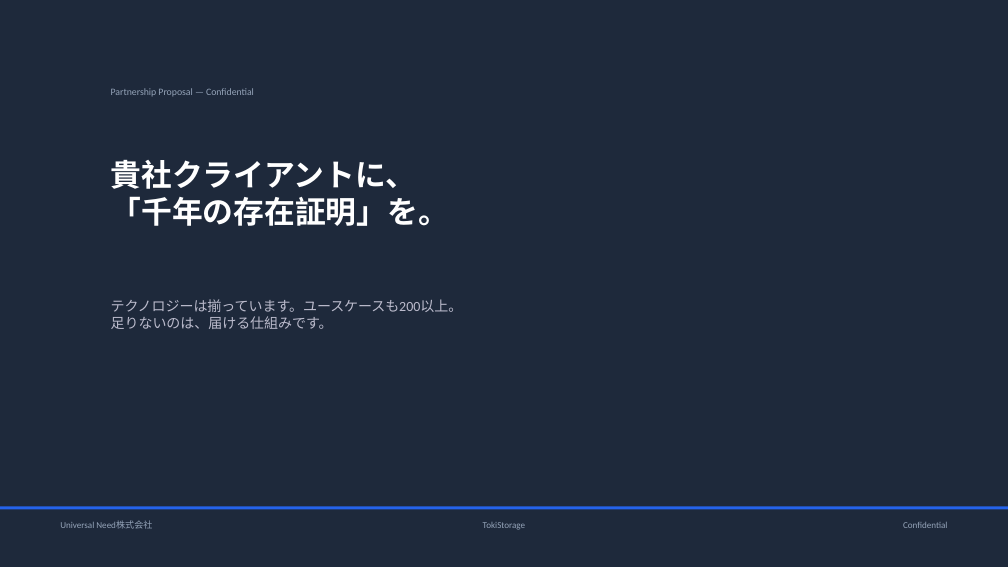
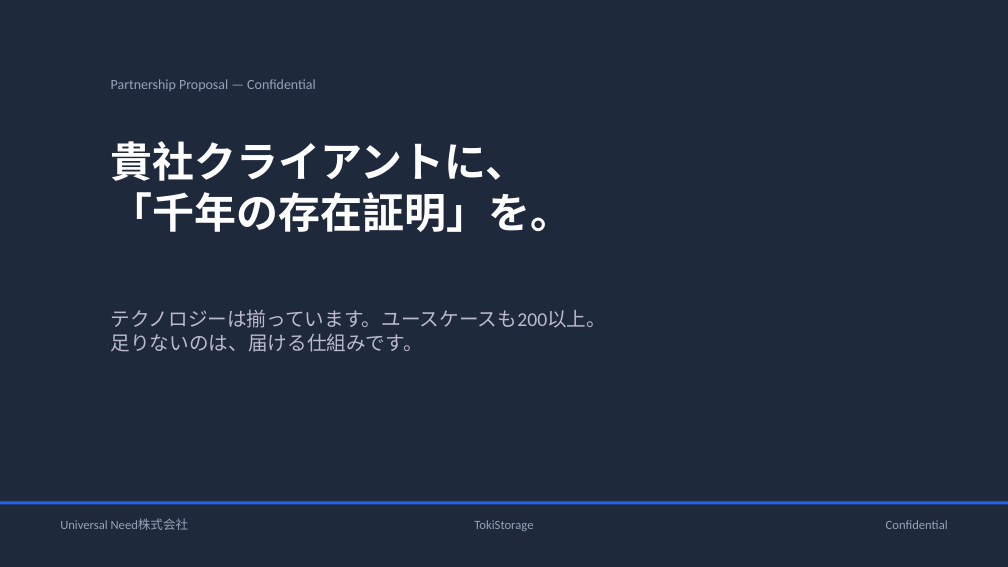
Before and after one commit to timeless-residents/pearlmemorial, a slide deck: slide 1 of toki/tokistorage-partnership-deck.pptx. Drawn at 1008x567 pixels with LibreOffice and Linux fonts; fonts in the diff are those of the drawing. Boxes give left, top, right and bottom in pixels: in the first picture for what was removed or moved away, otherwise in the second. Text is boxed around its words. In the diff, an @@ line names an element or a change of style, - is before the commit and + after.

```diff
--- a/toki/tokistorage-partnership-deck.pptx
+++ b/toki/tokistorage-partnership-deck.pptx
@@ text "Partnership Proposal — Confidential": place and size @@
-text "Partnership Proposal — Confidential" at box(111, 88, 254, 97)
+text "Partnership Proposal — Confidential" at box(111, 79, 316, 91)
@@ text "Partnership Proposal — Confidential" at box(111, 79, 316, 91): size 7 to 10 pt @@
@@ text "貴社クライアントに、 「千年の存在証明」を。": place and size @@
-text "貴社クライアントに、 「千年の存在証明」を。" at box(111, 160, 449, 226)
+text "貴社クライアントに、 「千年の存在証明」を。" at box(111, 141, 573, 232)
@@ text "貴社クライアントに、 「千年の存在証明」を。" at box(111, 141, 573, 232): size 22 to 30 pt @@
@@ text "テクノロジーは揃っています。ユースケースも200以上。 足りないのは、届ける仕組みです。": place and size @@
-text "テクノロジーは揃っています。ユースケースも200以上。 足りないのは、届ける仕組みです。" at box(111, 299, 463, 329)
+text "テクノロジーは揃っています。ユースケースも200以上。 足りないのは、届ける仕組みです。" at box(111, 309, 606, 352)
@@ text "テクノロジーは揃っています。ユースケースも200以上。 足りないのは、届ける仕組みです。" at box(111, 309, 606, 352): size 10 to 14 pt @@
@@ rectangle: place and size @@
-rectangle at box(0, 507, 1008, 510)
+rectangle at box(0, 501, 1008, 504)
@@ size 6.5 to 9 pt in 3 elements at box(60, 518, 189, 530), box(474, 520, 533, 531), box(886, 520, 948, 529) @@
```
Also in this commit, not shown: 8 other slides changed, 4 other files.
